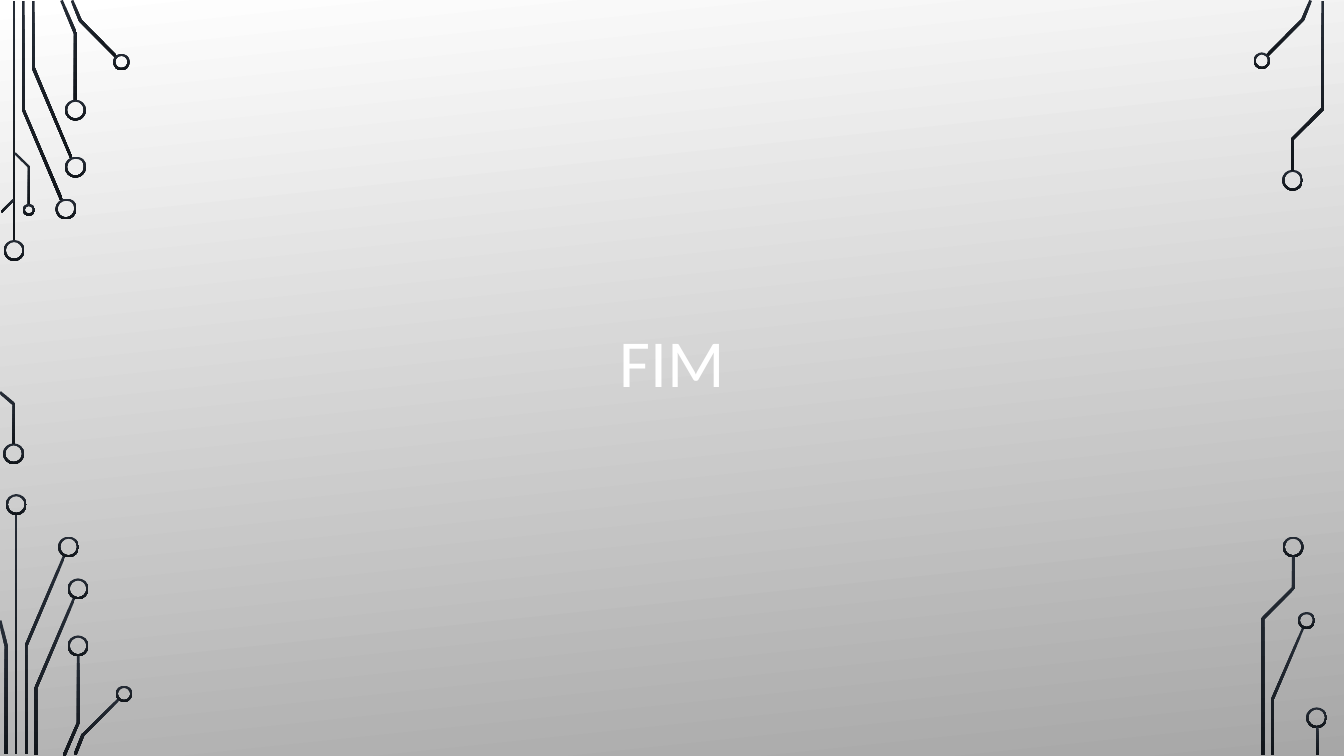
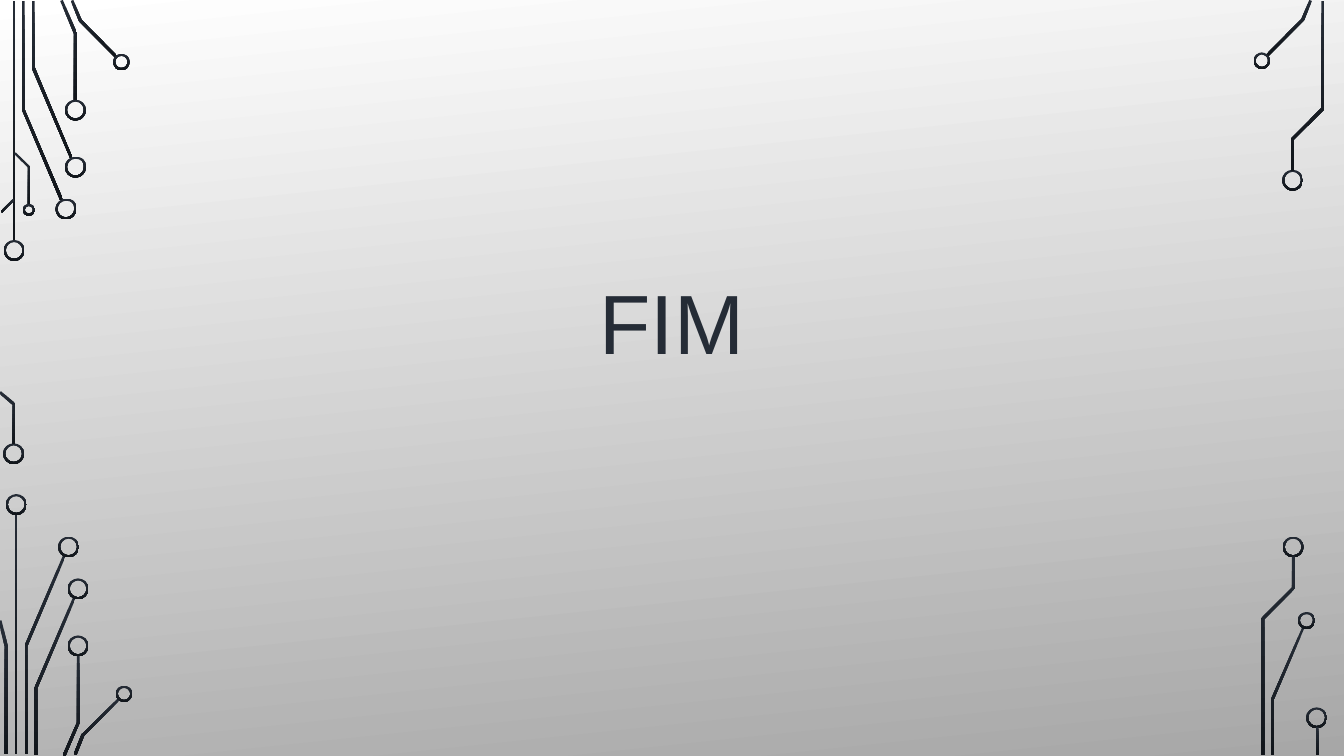
Before and after one commit to BrunoRosendo/StreamZ-AEDA-proj-, a slide deck: slide 18 of StreamZ.pptx (slide 22 before the commit). Drawn at 1344x756 pixels with LibreOffice and Linux fonts; fonts in the diff are those of the drawing; background and template pictures are left out. Boxes give left, top, right and bottom in pixels: in the first picture for what was removed or moved away, otherwise in the second. Text is boxed around its words. In the diff, an @@ line names an element or a change of style, - is before the commit and + after.

```diff
--- a/StreamZ.pptx
+++ b/StreamZ.pptx
@@ title "FIM": place and size @@
-title "FIM" at bbox=[619, 344, 724, 387]
+title "FIM" at bbox=[600, 296, 745, 354]
@@ title "FIM" at bbox=[600, 296, 745, 354]: size 48 to 60 pt, font Calibri to Arial, text colour #FFFFFF to #252C36 @@
```
Also in this commit, not shown: 12 other slides changed, 3 slides added, 7 slides removed.
